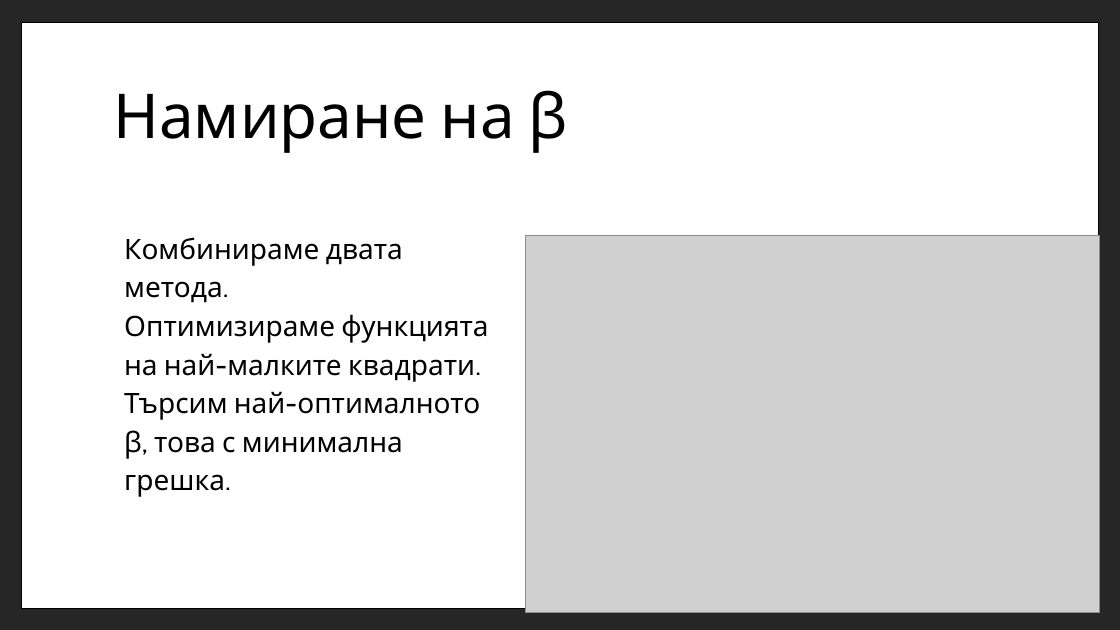
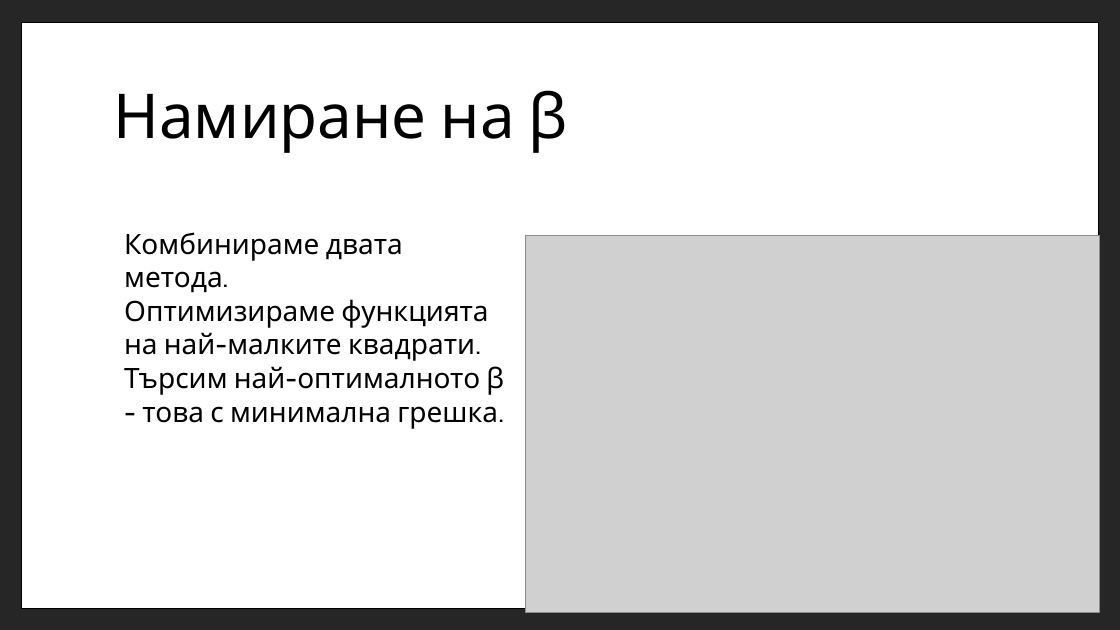
Before and after one commit to mnitchev/MathematicalModelling, a slide deck: slide 9 of media/MathematicalModelingOfEpidemology2.pptx. Drawn at 1120x630 pixels with LibreOffice and Linux fonts; fonts in the diff are those of the drawing; grey boxes stand for pictures. Boxes give left, top, right and bottom in pixels: in the first picture for what was removed or moved away, otherwise in the second. Text is boxed around its words. In the diff, an @@ line names an element or a change of style, - is before the commit and + after.

Commit message:
Fixed second presentation fonts. Changed word.

```diff
--- a/media/MathematicalModelingOfEpidemology2.pptx
+++ b/media/MathematicalModelingOfEpidemology2.pptx
@@ text at (x1=124, y1=232, x2=488, y2=361): line spacing 1.15 to 1 @@
@@ text at (x1=124, y1=366, x2=504, y2=429): text changed @@
-Търсим най-оптималното ꞵ, това с минимална грешка.
+Търсим най-оптималното ꞵ - това с минимална грешка.
```
Also in this commit, not shown: 4 other slides changed.
